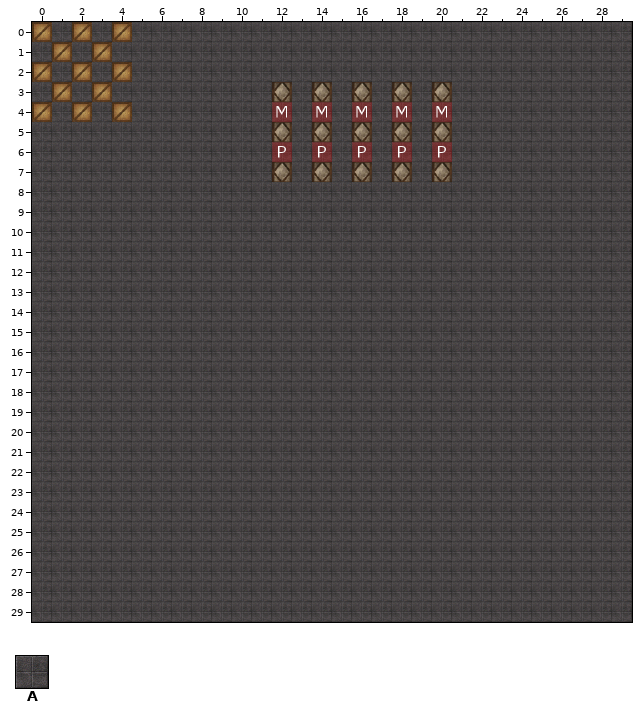
One commit to this Tiled map: FrozenPizza/bin/DesktopGL/x86/Debug/Data/maps/dev.tmx. Above: the version before the commit.
Cells are 32x32 px. Shown: x 0..29, y 0..29.
Key: from "city": A 244.
_ is an empty cell.
Layers that did not change in this view are not listed.
Layer "Floor" before, first column x 7:
15 AAAAAAAAAAAAAA
16 AAAAAAAAAAAAAA
17 AAAAAAAAAAAAAA
18 AAAAAAAAAAAAAA
19 AAAAAAAAAAAAAA
20 AAAAAAAAAAAAAA
21 AAAAAAAAAAAAAA
22 AAAAAAAAAAAAAA
23 AAAAAAAAAAAAAA
24 AAAAAAAAAAAAAA
25 AAAAAAAAAAAAAA
26 AAAAAAAAAAAAAA
27 AAAAAAAAAAAAAA
28 AAAAAAAAAAAAAA
29 AAAAAAAAAAAAAA
After the commit:
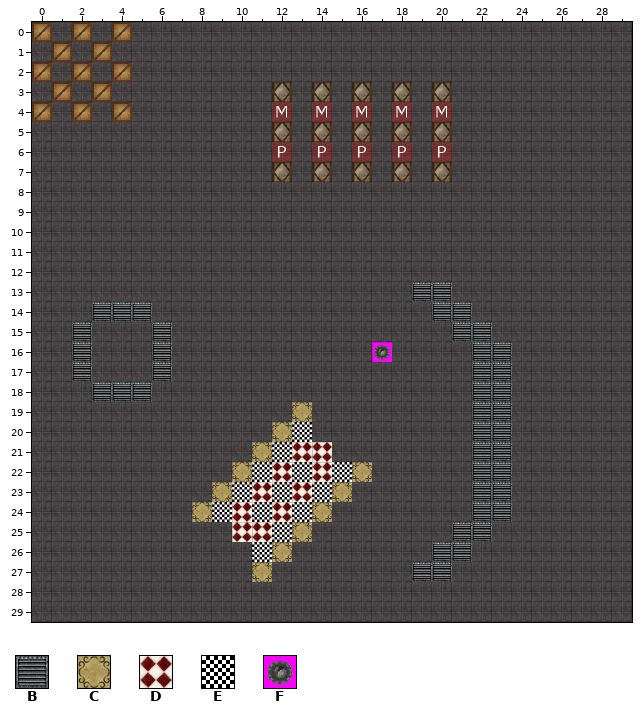
Further tiles: from "city": B 22, C 34, D 71, E 129, F 151.
The edit:
{"where": "layer \"Floor\""}
{"y":20,"x":13,"old":"A","new":"E"}
{"y":21,"x":12,"old":"AAA","new":"EDD"}
{"y":22,"x":11,"old":"AAAAA","new":"EDEDE"}
{"y":23,"x":10,"old":"AAAAA","new":"EDEDE"}
{"y":24,"x":9,"old":"AAAAA","new":"EDEDE"}
{"y":25,"x":10,"old":"AAA","new":"DDE"}
{"y":26,"x":11,"old":"A","new":"E"}
{"where": "layer \"Wall\""}
{"y":13,"x":19,"old":"__","new":"BB"}
{"y":14,"x":3,"old":"___","new":"BBB"}
{"y":14,"x":20,"old":"__","new":"BB"}
{"y":15,"x":2,"old":"_","new":"B"}
{"y":15,"x":6,"old":"_","new":"B"}
{"y":15,"x":21,"old":"__","new":"BB"}
{"y":16,"x":2,"old":"_","new":"B"}
{"y":16,"x":6,"old":"_","new":"B"}
{"y":16,"x":17,"old":"_","new":"F"}
{"y":16,"x":22,"old":"__","new":"BB"}
{"y":17,"x":2,"old":"_","new":"B"}
{"y":17,"x":6,"old":"_","new":"B"}
{"y":17,"x":22,"old":"__","new":"BB"}
{"y":18,"x":3,"old":"___","new":"BBB"}
{"y":18,"x":22,"old":"__","new":"BB"}
{"y":19,"x":13,"old":"_","new":"C"}
{"y":19,"x":22,"old":"__","new":"BB"}
{"y":20,"x":12,"old":"_","new":"C"}
{"y":20,"x":22,"old":"__","new":"BB"}
{"y":21,"x":11,"old":"_","new":"C"}
{"y":21,"x":22,"old":"__","new":"BB"}
{"y":22,"x":10,"old":"_","new":"C"}
{"y":22,"x":16,"old":"_","new":"C"}
{"y":22,"x":22,"old":"__","new":"BB"}
{"y":23,"x":9,"old":"_","new":"C"}
{"y":23,"x":15,"old":"_","new":"C"}
{"y":23,"x":22,"old":"__","new":"BB"}
{"y":24,"x":8,"old":"_","new":"C"}
{"y":24,"x":14,"old":"_","new":"C"}
{"y":24,"x":22,"old":"__","new":"BB"}
{"y":25,"x":13,"old":"_","new":"C"}
{"y":25,"x":21,"old":"__","new":"BB"}
{"y":26,"x":12,"old":"_","new":"C"}
{"y":26,"x":20,"old":"__","new":"BB"}
{"y":27,"x":11,"old":"_","new":"C"}
{"y":27,"x":19,"old":"__","new":"BB"}
{"label":"added","picture_box":[412,282,512,582]}
{"label":"added","picture_box":[72,302,172,402]}
{"label":"added","picture_box":[372,342,392,362]}
{"label":"changed","picture_box":[192,402,372,582]}
